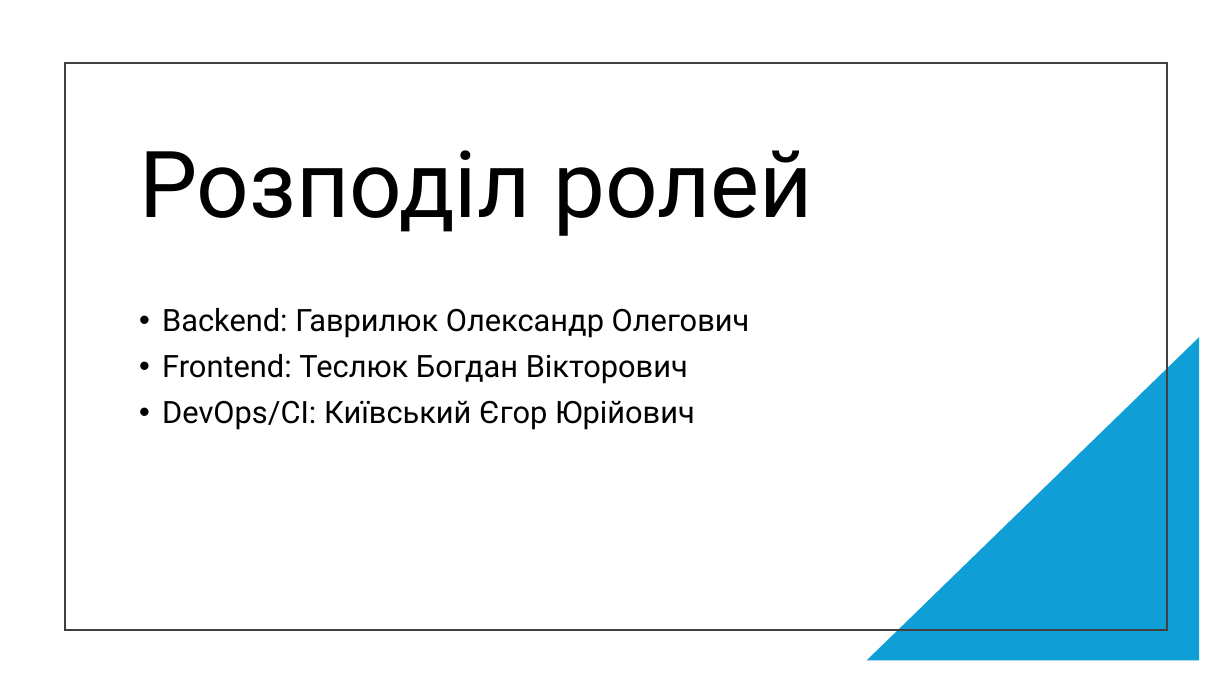
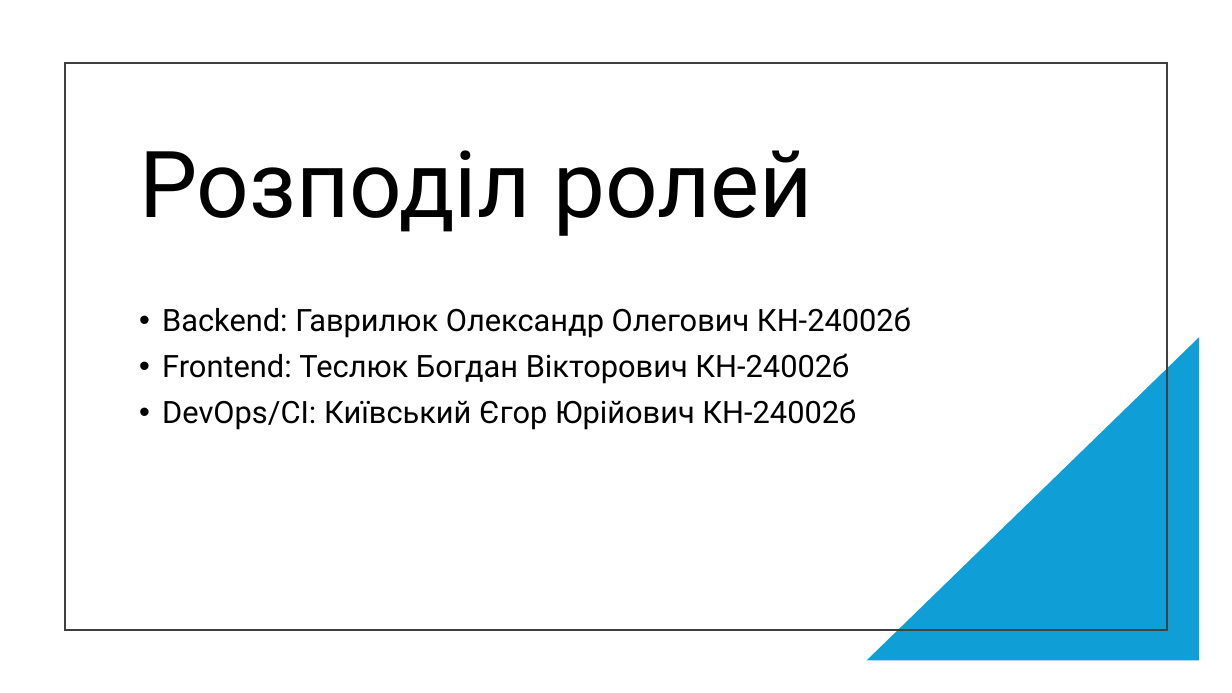
Before and after one commit to WhyTile/Unik-practice, a slide deck: slide 12 of Презентація.pptx (slide 8 before the commit). Drawn at 1232x693 pixels with LibreOffice and Linux fonts; fonts in the diff are those of the drawing. Boxes give left, top, right and bottom in pixels: in the first picture for what was removed or moved away, otherwise in the second. Text is boxed around its words. In the diff, an @@ line names an element or a change of style, - is before the commit and + after.

```diff
--- a/Презентація.pptx
+++ b/Презентація.pptx
@@ text at box(162, 307, 911, 430): text changed @@
-• Backend: Гаврилюк Олександр Олегович
-• Frontend: Теслюк Богдан Вікторович
-• DevOps/CI: Київський Єгор Юрійович
+• Backend: Гаврилюк Олександр Олегович КН-24002б
+• Frontend: Теслюк Богдан Вікторович КН-24002б
+• DevOps/CI: Київський Єгор Юрійович КН-24002б
```
Also in this commit, not shown: 7 other slides changed, 6 slides added, 1 slide removed.
